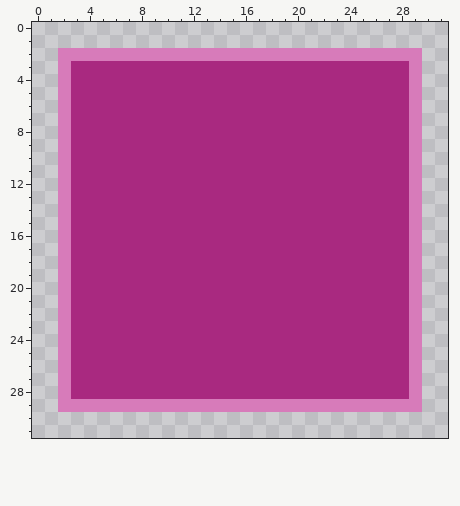
One commit to this pixel-art file: PlzDontDie/Assets/sprites/ASEPpROJ/enemyRange.aseprite. Above: the version before the commit.
32x32 pixels, 1 frame.
New version:
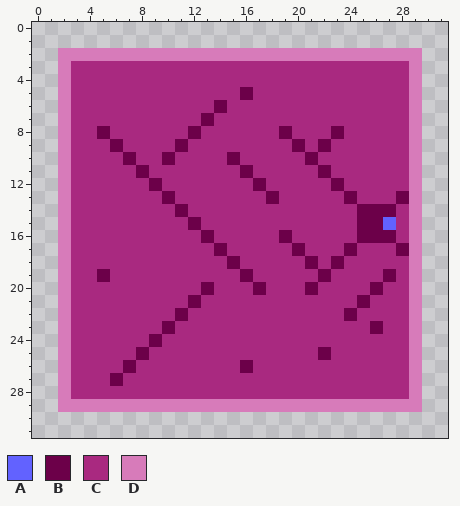
Palette (. is transparent): A #6262ff  B #6c0049  C #a92980  D #d77bba
Diff:
{"y":5,"x":16,"old":"C","new":"B"}
{"y":6,"x":14,"old":"C","new":"B"}
{"y":7,"x":13,"old":"C","new":"B"}
{"y":8,"x":5,"old":"C","new":"B"}
{"y":8,"x":12,"old":"C","new":"B"}
{"y":8,"x":19,"old":"C","new":"B"}
{"y":8,"x":23,"old":"C","new":"B"}
{"y":9,"x":6,"old":"C","new":"B"}
{"y":9,"x":11,"old":"C","new":"B"}
{"y":9,"x":20,"old":"C","new":"B"}
{"y":9,"x":22,"old":"C","new":"B"}
{"y":10,"x":7,"old":"C","new":"B"}
{"y":10,"x":10,"old":"C","new":"B"}
{"y":10,"x":15,"old":"C","new":"B"}
{"y":10,"x":21,"old":"C","new":"B"}
{"y":11,"x":8,"old":"C","new":"B"}
{"y":11,"x":16,"old":"C","new":"B"}
{"y":11,"x":22,"old":"C","new":"B"}
{"y":12,"x":9,"old":"C","new":"B"}
{"y":12,"x":17,"old":"C","new":"B"}
{"y":12,"x":23,"old":"C","new":"B"}
{"y":13,"x":10,"old":"C","new":"B"}
{"y":13,"x":18,"old":"C","new":"B"}
{"y":13,"x":24,"old":"C","new":"B"}
{"y":13,"x":28,"old":"C","new":"B"}
{"y":14,"x":11,"old":"C","new":"B"}
{"y":14,"x":25,"old":"CCC","new":"BBB"}
{"y":15,"x":12,"old":"C","new":"B"}
{"y":15,"x":25,"old":"CCC","new":"BBA"}
{"y":16,"x":13,"old":"C","new":"B"}
{"y":16,"x":19,"old":"C","new":"B"}
{"y":16,"x":25,"old":"CCC","new":"BBB"}
{"y":17,"x":14,"old":"C","new":"B"}
{"y":17,"x":20,"old":"C","new":"B"}
{"y":17,"x":24,"old":"C","new":"B"}
{"y":17,"x":28,"old":"C","new":"B"}
{"y":18,"x":15,"old":"C","new":"B"}
{"y":18,"x":21,"old":"C","new":"B"}
{"y":18,"x":23,"old":"C","new":"B"}
{"y":19,"x":5,"old":"C","new":"B"}
{"y":19,"x":16,"old":"C","new":"B"}
{"y":19,"x":22,"old":"C","new":"B"}
{"y":19,"x":27,"old":"C","new":"B"}
{"y":20,"x":13,"old":"C","new":"B"}
{"y":20,"x":17,"old":"C","new":"B"}
{"y":20,"x":21,"old":"C","new":"B"}
{"y":20,"x":26,"old":"C","new":"B"}
{"y":21,"x":12,"old":"C","new":"B"}
{"y":21,"x":25,"old":"C","new":"B"}
{"y":22,"x":11,"old":"C","new":"B"}
{"y":22,"x":24,"old":"C","new":"B"}
{"y":23,"x":10,"old":"C","new":"B"}
{"y":23,"x":26,"old":"C","new":"B"}
{"y":24,"x":9,"old":"C","new":"B"}
{"y":25,"x":8,"old":"C","new":"B"}
{"y":25,"x":22,"old":"C","new":"B"}
{"y":26,"x":7,"old":"C","new":"B"}
{"y":26,"x":16,"old":"C","new":"B"}
{"y":27,"x":6,"old":"C","new":"B"}
{"label":"changed","picture_box":[97,87,409,386]}
